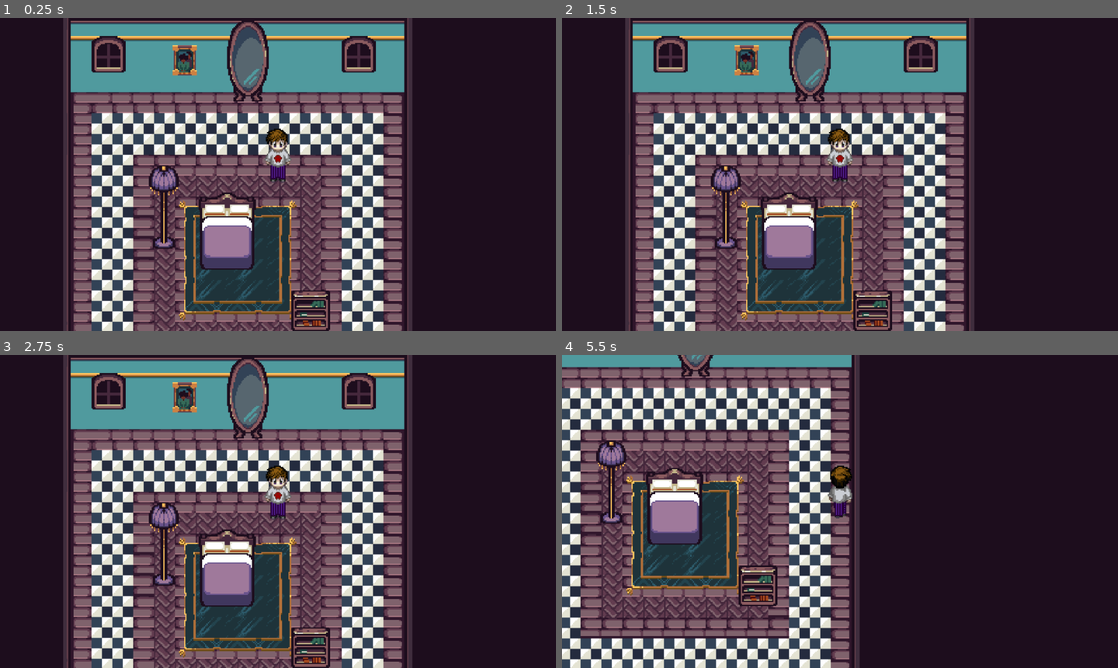
Above: before the commit, frames 1-4 (two rows, left to right).
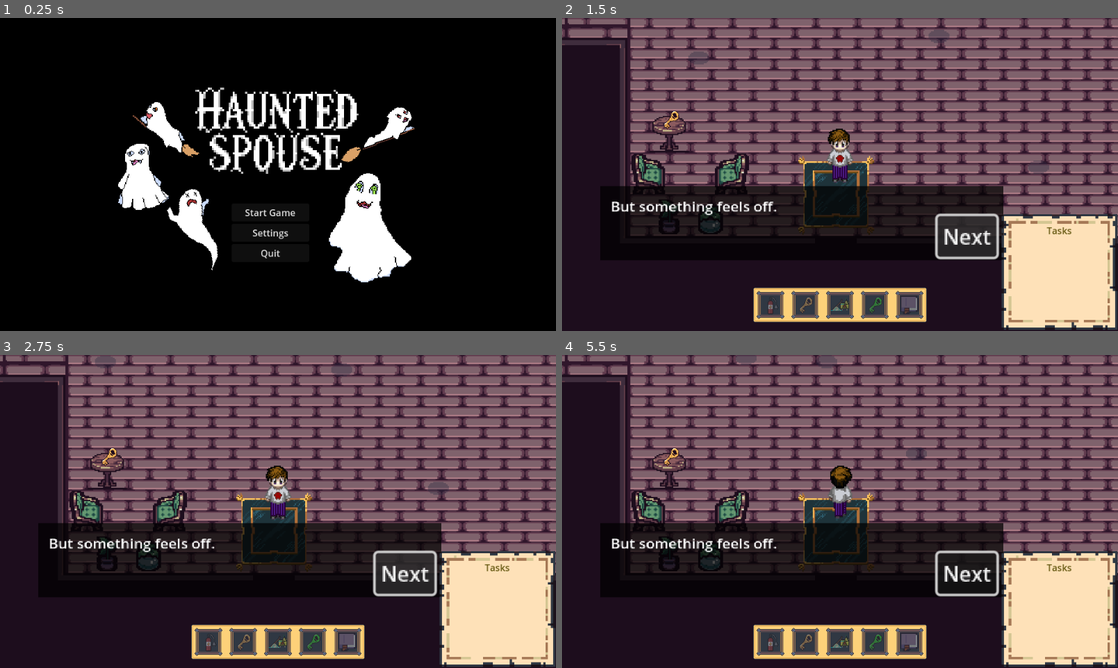
Above: after the commit, the same moments.

Repository: EvanNavel/HauntedSpouse
Game: Godot game, scene res://scenes/ui/title_screen.tscn
The game is run twice, just before and just after one commit, with the same random seed, the same clock (stepped at 60 frames per second) and the same inputs. Before the commit the project starts from res://scenes/House/master_bedroom.tscn.
Inputs (mouse positions are in pixels of both pictures, inside the frame that each line leads up to):
- Up to frame 1 (0.25 s): no input
- Up to frame 2 (1.5 s): click (834, 212) at 0.5 s, where only the run after the commit has a clickable "Start Game"; click (967, 237) at 1.25 s, where only the run after the commit has a clickable "Next"
- Up to frame 3 (2.75 s): click (405, 574) at 2 s, where only the run after the commit has a clickable "Next"
- Up to frame 4 (5.5 s): move the mouse to (962, 495) at 2.77 s; hold D (walk_right) 2.78-3.53 s; tap E (interact) at 2.85, 4.35 s; click (962, 495) at 2.92 s; move the mouse to (728, 527) at 3.52 s; hold S (walk_down) 3.53-4.28 s; tap Tab (task_toggle) at 3.6, 5.1 s; move the mouse to (895, 442) at 4.27 s; hold D (walk_right) 4.28-5.03 s; move the mouse to (812, 574) at 5.02 s; hold W (walk_up) from 5.03 s (still down); click (812, 574) at 5.17 s

The runs differ from the first frame. In frame 1, 99% of the frame differs, in the area x 0-100%, y 0-100%; in frame 2, 80%; in frame 3, 80%; in frame 4, 82%.

Commit message:
Updates to get title screen working

Diff:
--- a/hauntedspouse/project.godot
+++ b/hauntedspouse/project.godot
@@ -11,7 +11,7 @@
 [application]
 
 config/name="HauntedSpouse"
-run/main_scene="res://scenes/House/master_bedroom.tscn"
+run/main_scene="res://scenes/ui/title_screen.tscn"
 config/features=PackedStringArray("4.3", "Forward Plus")
 config/icon="res://icon.svg"
 
@@ -61,14 +61,14 @@
 "events": [Object(InputEventKey,"resource_local_to_scene":false,"resource_name":"","device":-1,"window_id":0,"alt_press …(191 unchanged characters)…
 ]
 }
-pause={
-"deadzone": 0.5,
-"events": [Object(InputEventKey,"resource_local_to_scene":false,"resource_name":"","device":0,"window_id":0,"alt_pressed":false,"shift_pressed":false,"ctrl_pressed":false,"meta_pressed":false,"pressed":false,"keycode":0,"physical_keycode":4194305,"key_label":0,"unicode":0,"location":0,"echo":false,"script":null)
-]
-}
 interact={
 "deadzone": 0.5,
 "events": [Object(InputEventKey,"resource_local_to_scene":false,"resource_name":"","device":-1,"window_id":0,"alt_press …(192 unchanged characters)…
+]
+}
+escape={
+"deadzone": 0.5,
+"events": [Object(InputEventKey,"resource_local_to_scene":false,"resource_name":"","device":-1,"window_id":0,"alt_pressed":false,"shift_pressed":false,"ctrl_pressed":false,"meta_pressed":false,"pressed":false,"keycode":0,"physical_keycode":4194305,"key_label":0,"unicode":0,"location":0,"echo":false,"script":null)
 ]
 }
 
--- a/hauntedspouse/scenes/House/house_tile_set.tres
+++ b/hauntedspouse/scenes/House/house_tile_set.tres
@@ -389,6 +389,8 @@
 7:17/0 = 0
 8:17/0 = 0
 9:17/0 = 0
+11:17/0 = 0
+11:17/0/physics_layer_0/polygon_0/points = PackedVector2Array(-8, -8, 8, -8, 8, 8, -8, 8)
 
 [sub_resource type="TileSetAtlasSource" id="TileSetAtlasSource_g8f08"]
 texture = ExtResource("2_x6otm")
--- a/hauntedspouse/scenes/House/kitchen.gd
+++ b/hauntedspouse/scenes/House/kitchen.gd
@@ -1,7 +1,7 @@
 extends Node2D
 
 @onready var sink_area: Area2D = $SinkArea
-@onready var clean_dishes: Window = %CleanDishes
+@onready var clean_dishes: Window = $CleanDishes
 @onready var organize_table: Window = $OrganizeTable
 @onready var table_area: Area2D = $TableArea
 @onready var firearea: Area2D = $Firearea
--- a/hauntedspouse/scenes/House/kitchen.tscn
+++ b/hauntedspouse/scenes/House/kitchen.tscn
@@ -53,7 +53,6 @@
 tile_set = ExtResource("1_6rwmx")
 
 [node name="CleanDishes" parent="." instance=ExtResource("2_r2acj")]
-unique_name_in_owner = true
 visible = false
 
 [node name="SinkArea" type="Area2D" parent="."]
--- a/hauntedspouse/scenes/House/testing/test_first_floor.gd
+++ b/hauntedspouse/scenes/House/testing/test_first_floor.gd
@@ -1,16 +1,16 @@
 extends Node
 
 @onready var text_box = $TextBox
-@onready var pause_menu = preload("res://scenes/ui/pause_screen.tscn").instantiate()
+#@onready var pause_menu = preload("res://scenes/ui/pause_screen.tscn").instantiate()
 
 func _ready():
 	text_box.show_text(["I wanted to use my wife's spell book to help me clean...", "But something feels off."])
-	add_child(pause_menu)
-	pause_menu.hide()
+	#add_child(pause_menu)
+	#pause_menu.hide()
 
-func _input(event):
-	if event.is_action_pressed("pause"):
-		if get_tree().paused:
-			pause_menu._on_resume_pressed()
-		else:
-			pause_menu.show_pause_menu()
+#func _input(event):
+	#if event.is_action_pressed("pause"):
+		#if get_tree().paused:
+			#pause_menu._on_resume_pressed()
+		#else:
+			#pause_menu.show_pause_menu()
--- a/hauntedspouse/scenes/House/testing/test_first_floor.tscn
+++ b/hauntedspouse/scenes/House/testing/test_first_floor.tscn
@@ -1,4 +1,4 @@
-[gd_scene load_steps=13 format=3 uid="uid://o5ueq3ti1v4y"]
+[gd_scene load_steps=13 format=4 uid="uid://o5ueq3ti1v4y"]
 
 [ext_resource type="PackedScene" uid="uid://c8bn8tdguq2sf" path="res://scenes/House/foyer.tscn" id="1_hbyln"]
 [ext_resource type="TileSet" uid="uid://c832btw0vg02f" path="res://scenes/House/house_tile_set.tres" id="1_ob757"]
@@ -8,9 +8,9 @@
 [ext_resource type="PackedScene" uid="uid://b5wvg146b3ihn" path="res://scenes/House/dining_room.tscn" id="5_3w2wf"]
 [ext_resource type="PackedScene" uid="uid://d0cdx7weekfyd" path="res://scenes/player.tscn" id="6_mjk2y"]
 [ext_resource type="PackedScene" uid="uid://d31egc2sj82um" path="res://scenes/ui/game_screen.tscn" id="7_wa2xf"]
-[ext_resource type="AudioStream" uid="uid://c1kelkpko4u7c" path="res://assets/music/Game Jam Overworld Theme wav.wav" id="8_3x087"]
+[ext_resource type="AudioStream" uid="uid://cq8a1oilrjjca" path="res://assets/music/Game Jam Overworld Theme wav v2.wav" id="8_ysbxx"]
 [ext_resource type="PackedScene" uid="uid://gc8s3hrwbn8g" path="res://scenes/House/parlor.tscn" id="9_ews1l"]
-[ext_resource type="PackedScene" uid="uid://c2bh8ia6hs2f1" path="res://scenes/ui/textbox.tscn" id="10_asdv0"]
+[ext_resource type="PackedScene" path="res://scenes/ui/textbox.tscn" id="10_asdv0"]
 [ext_resource type="PackedScene" uid="uid://txr366fe71hs" path="res://scenes/kylin.tscn" id="10_fevop"]
 
 [node name="TestFirstFloor" type="Node2D"]
@@ -18,7 +18,7 @@
 script = ExtResource("1_wudak")
 
 [node name="TileMapLayer" type="TileMapLayer" parent="."]
-tile_map_data = PackedByteArray(0, 0, 35, 0, 10, 0, 0, 0, 1, 0, 16, 0, 0, 0, 35, 0, 11, 0, 0, 0, 1, 0, 16, 0, 0, 0, 35, 0, 12, 0, 0, 0, 1, 0, 16, 0, 0, 0, 35, 0, 13, 0, 0, 0, 1, 0, 16, 0, 0, 0)
+tile_map_data = PackedByteArray("AAAjAAoAAAABABAAAAAjAAsAAAABABAAAAAjAAwAAAABABAAAAAjAA0AAAABABAAAAAWABkAAAALABEAAAAXABkAAAALABEAAAAWABoAAAALABEAAAAXABoAAAALABEAAAAYABoAAAALABEAAAA=")
 tile_set = ExtResource("1_ob757")
 
 [node name="Study" parent="." instance=ExtResource("2_n07i3")]
@@ -41,7 +41,7 @@
 [node name="OverworldMusic" type="AudioStreamPlayer2D" parent="Player"]
 position = Vector2(-3.33337, -20)
 scale = Vector2(1.11111, 1.11111)
-stream = ExtResource("8_3x087")
+stream = ExtResource("8_ysbxx")
 autoplay = true
 
 [node name="GameScreen" parent="." instance=ExtResource("7_wa2xf")]
--- a/hauntedspouse/scenes/minigames/clean_dishes.tscn
+++ b/hauntedspouse/scenes/minigames/clean_dishes.tscn
@@ -21,9 +21,9 @@
 
 [node name="MarginContainer" type="MarginContainer" parent="."]
 custom_minimum_size = Vector2(500, 300)
-offset_right = 40.0
-offset_bottom = 40.0
-size_flags_horizontal = 4
+offset_right = 500.0
+offset_bottom = 300.0
+size_flags_horizontal = 0
 size_flags_vertical = 4
 
 [node name="ColorRect" type="ColorRect" parent="MarginContainer"]
@@ -37,16 +37,17 @@
 size_flags_vertical = 8
 texture = SubResource("AtlasTexture_e3xdu")
 
-[node name="Plate" parent="MarginContainer" instance=ExtResource("3_sahu2")]
-script = null
+[node name="Plate1" parent="MarginContainer" node_paths=PackedStringArray("shmoo") instance=ExtResource("3_sahu2")]
+position = Vector2(100, 73)
+shmoo = NodePath("../Shmoo")
 
-[node name="Plate2" parent="MarginContainer" instance=ExtResource("3_sahu2")]
-position = Vector2(277, 200)
-script = null
+[node name="Plate2" parent="MarginContainer" node_paths=PackedStringArray("shmoo") instance=ExtResource("3_sahu2")]
+position = Vector2(400, 73)
+shmoo = NodePath("../Shmoo2")
 
-[node name="Plate3" parent="MarginContainer" instance=ExtResource("3_sahu2")]
-position = Vector2(377, 77)
-script = null
+[node name="Plate3" parent="MarginContainer" node_paths=PackedStringArray("shmoo") instance=ExtResource("3_sahu2")]
+position = Vector2(270, 220)
+shmoo = NodePath("../Shmoo3")
 
 [node name="Shmoo" parent="MarginContainer" instance=ExtResource("4_gmi4o")]
 position = Vector2(115, 115)
Not shown: 1 places in hauntedspouse/scenes/House/dining_room.tscn that only renumber resources
Not shown: 1 places in hauntedspouse/scenes/House/kitchen.tscn that only renumber resources
Not shown: 1 places in hauntedspouse/scenes/House/parlor.tscn that only renumber resources
Not shown: 1 places in hauntedspouse/scenes/House/study.tscn that only renumber resources
Not shown: 1 places in hauntedspouse/scenes/components/collectible_component.tscn that only renumber resources
Not shown: 1 places in hauntedspouse/scenes/objects/fire.tscn that only renumber resources
